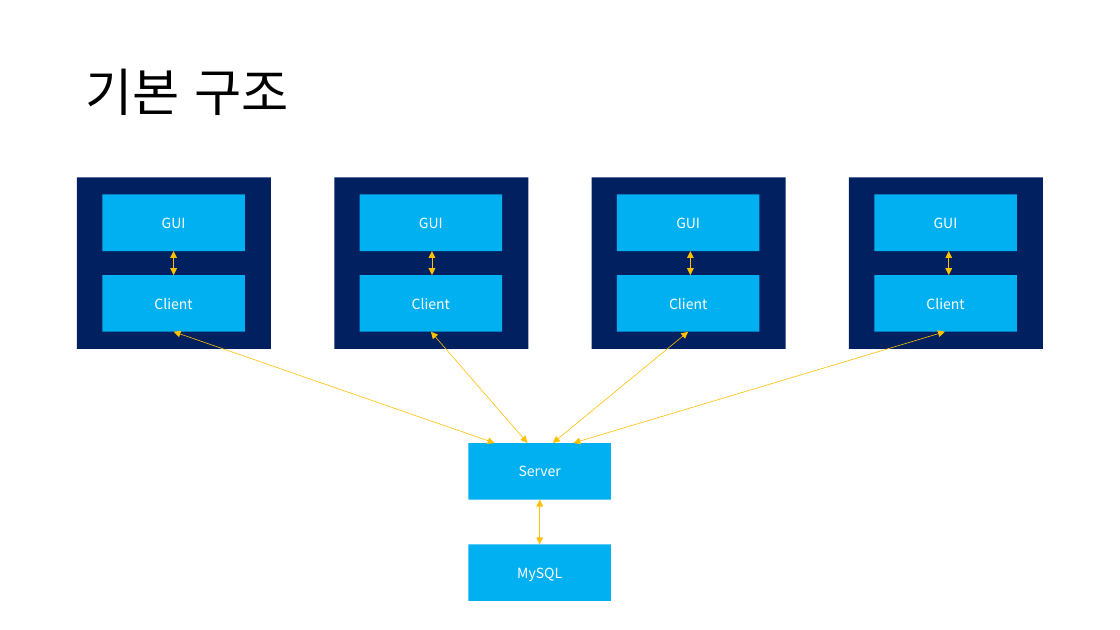
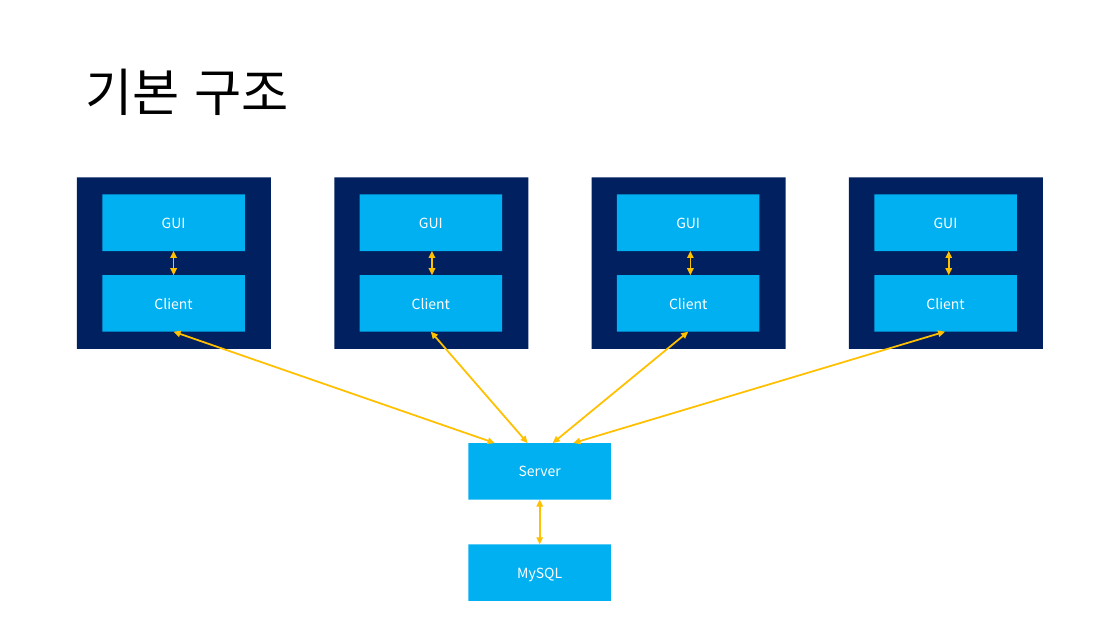
Before and after one commit to skyofsora/AutoSyncTableGUI, a slide deck: slide 2 of Java Portfolio.pptx. Drawn at 1120x630 pixels with LibreOffice and Linux fonts; fonts in the diff are those of the drawing. Boxes give left, top, right and bottom in pixels: in the first picture for what was removed or moved away, otherwise in the second. Text is boxed around its words. In the diff, an @@ line names an element or a change of style, - is before the commit and + after.

```diff
--- a/Java Portfolio.pptx
+++ b/Java Portfolio.pptx
@@ double arrow (174, 332) - (495, 443): stroke #FFC000 0.5 pt to #FFC000 1.5 pt @@
@@ double arrow (431, 332) - (528, 443): stroke #FFC000 0.5 pt to #FFC000 1.5 pt @@
@@ double arrow (688, 332) - (553, 443): stroke #FFC000 0.5 pt to #FFC000 1.5 pt @@
@@ double arrow (945, 332) - (574, 443): stroke #FFC000 0.5 pt to #FFC000 1.5 pt @@
```
Also in this commit, not shown: 1 other slide changed, 5 slides added, 1 slide removed, 3 other files.
